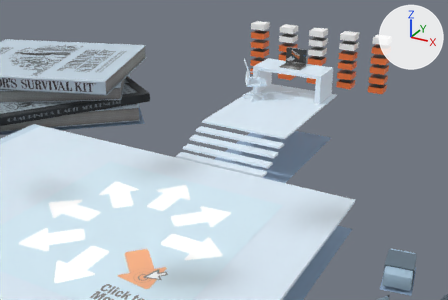
An edit to the glTF model assets/cenario_novo.glb, drawn before and after from the same camera.
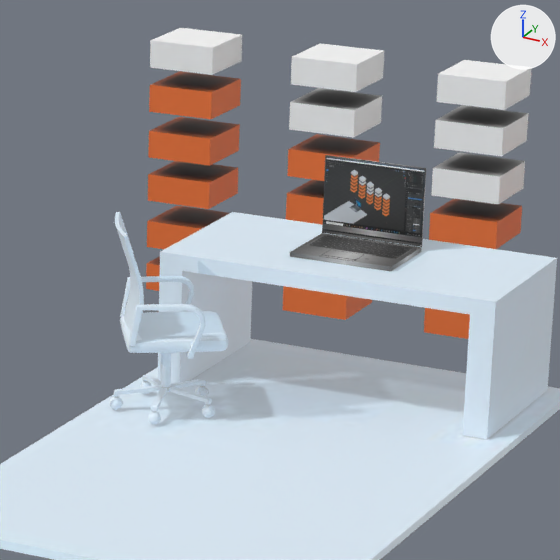
Old and new are each drawn from a 50 mm camera at (15.74, -18.96, 12.82) aimed at (-0.05, 9.75, -1.54) and again close up on the part from 49% to 75% of the width and 5% to 43% of the height. Lighting does not change. The marker at upper right points along +X, +Y and +Z. Objects named as collision shapes, trigger or cutter boxes, shadow casters or lower levels of detail are left out. Where no turn or scale is listed for an object, it has been applied to the vertices.

Script lines for the objects in view, before the commit:
```python
me_cube_018 = bpy.data.meshes.new('Cube.018')
me_cube_018.from_pydata(...)  # a box spanning x -0.458..0.458, y -0.458..0.458, z -0.181..0.181
me_cube_018.materials.append(mat_skills1)  # picture img_skills1
me_cube_034 = bpy.data.meshes.new('Cube.034')
me_cube_034.from_pydata(...)  # a box spanning x -0.458..0.458, y -0.458..0.458, z -0.181..0.181
me_cube_034.materials.append(mat_skills1)  # picture img_skills1
me_cube_050 = bpy.data.meshes.new('Cube.050')
me_cube_050.from_pydata(...)  # a box spanning x -0.633..0.633, y -0.468..0.468, z -0.025..0.025
me_cube_050.materials.append(mat_material_002)  # picture img_laptop
ob_lap = bpy.data.objects.new('lap', me_cube_050)
ob_lap.location = (2.43, 13.49, 2.82)
ob_skill3_002 = bpy.data.objects.new('skill3.002', me_cube_034)
ob_skill3_002.location = (2.22, 18.04, 2.04)
ob_skill5 = bpy.data.objects.new('skill5', me_cube_018)
ob_skill5.location = (-1.86, 18.04, 3.26)
# also in view: 'lapTela' at (2.43, 13.97, 3.32); 'cenario' at (0.07, 1.55, 1.3); 'skill6' at (-1.86, 18.04, 3.85); 'skill4.001' at (0.19, 18.04, 2.63); 'skill6.001' at (0.19, 18.04, 3.85)
```
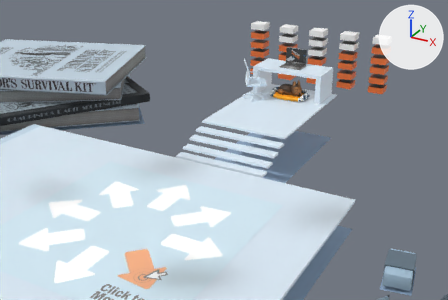
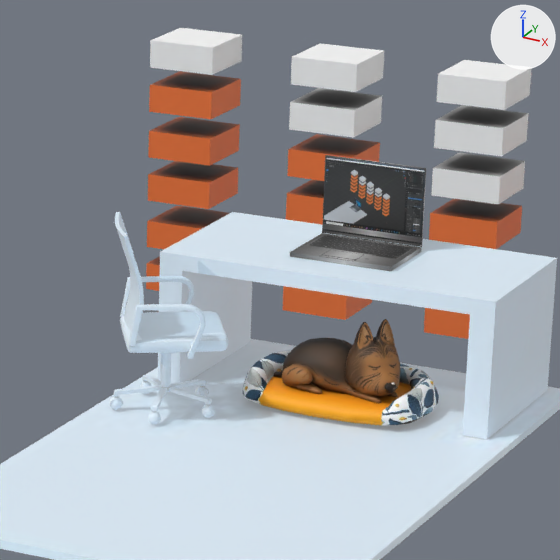
What changed in the scene script:
```text
Add img_salome_jpg:
    img_salome_jpg = load_image('salome.jpg', '_unpacked/salome.jpg', 1024, 1024, 'sRGB')
Add mat_rato_001:
    mat_rato_001 = principled_material('rato.001')
    mat_rato_001.texture = img_salome_jpg
    mat_rato_001.roughness = 0.617
Add me_plane_011:
    me_plane_011.from_pydata(...)  # 1727 vertices, 3364 faces; spans x -1.12..1.16, y -0.66..0.84, z 0.0..1.13
    me_plane_011.materials.append(mat_rato_001)  # picture img_salome_jpg
Add ob_salome:
    ob_salome = bpy.data.objects.new('salome', me_plane_011)
    ob_salome.location = (2.59, 12.76, 1.16)
```

What differs and where, as boxes [x1, y1, x2, y2] in the close-ups (560 x 560 px):
'salome', added (orange)
    after: [242, 319, 439, 426]
